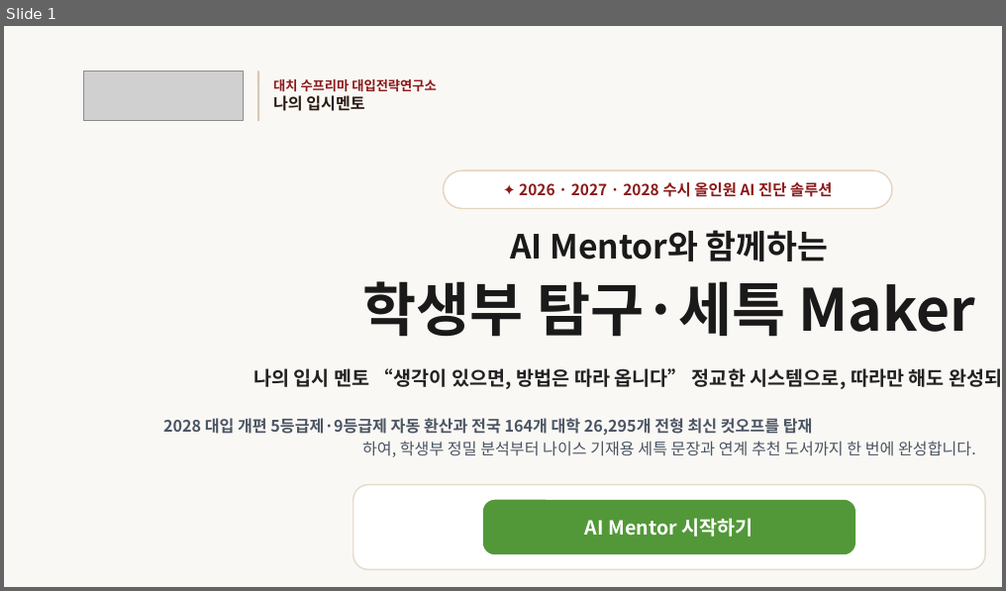
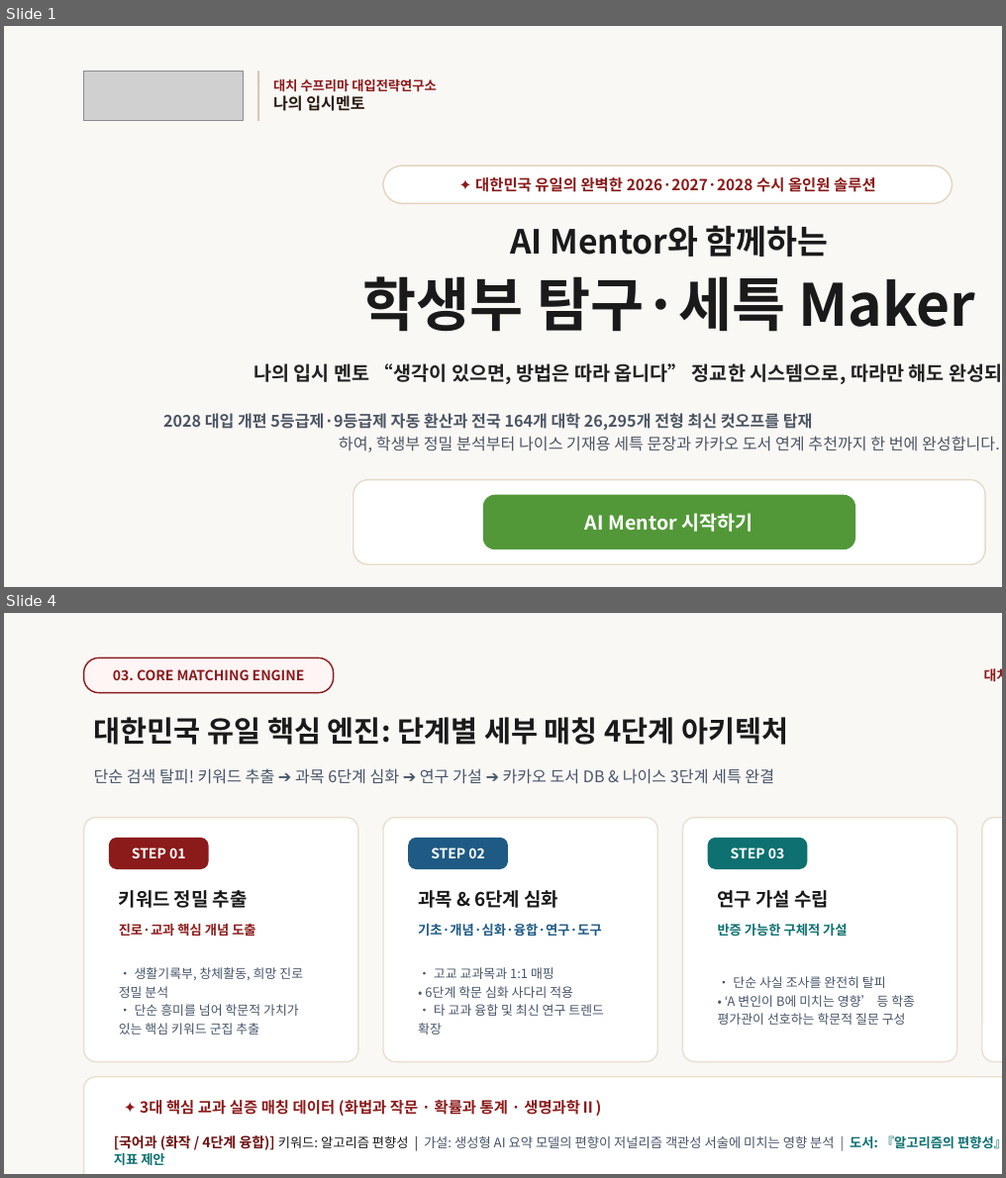
Before and after one commit to ipsicreator/consultant-app, a slide deck: public/guides/대치수프리마_나의입시멘토_컨설턴트앱_B2B_제안서.pptx. Shown one above the other, each under a label of ours: slide 1 before the commit, slides 1 and 4 after it; the slides between them are not shown. The pictures are 1006x591 and 1006x1178 pixels, drawn with LibreOffice and Linux fonts; fonts in the diff are those of the drawing; grey boxes stand for pictures. Boxes give left, top, right and bottom in pixels: in the first picture for what was removed or moved away, otherwise in the second. Text is boxed around its words. In the diff, an @@ line names an element or a change of style, - is before the commit and + after.

Commit message:
docs: B2B 제안서 4종 최신화 (단계별 세부 매칭 및 학생·학원·학부모 그레이트 베네핏 반영)

```diff
--- a/public/guides/대치수프리마_나의입시멘토_컨설턴트앱_B2B_제안서.pptx
+++ b/public/guides/대치수프리마_나의입시멘토_컨설턴트앱_B2B_제안서.pptx
@@ slide 4 added at bbox=[4, 613, 1002, 1174], background #FAF8F5 @@
@@ rounded rectangle added at bbox=[84, 658, 334, 693], fill #FFF5F5, outline #8B1A1A 1 pt @@
@@ text added at bbox=[113, 669, 305, 680], 10 pt, text #8B1A1A, bold @@
+03. CORE MATCHING ENGINE
@@ text added at bbox=[984, 668, 1002, 681], 10 pt, text #8B1A1A, bold @@
+대치수프리마 대입전략연구소 | 나의 입시멘토
@@ text added at bbox=[94, 717, 789, 745], 21 pt, text #1A1A1A, bold @@
+대한민국 유일 핵심 엔진: 단계별 세부 매칭 4단계 아키텍처
@@ text added at bbox=[94, 768, 774, 784], 11.5 pt, text #475569 @@
+단순 검색 탈피! 키워드 추출 ➔ 과목 6단계 심화 ➔ 연구 가설 ➔ 카카오 도서 DB & 나이스 3단계 세특 완결
@@ rounded rectangle added at bbox=[84, 818, 358, 1062], fill #FFFFFF, outline #EADFCE 1 pt @@
@@ rounded rectangle added at bbox=[383, 818, 657, 1062], fill #FFFFFF, outline #EADFCE 1 pt @@
@@ rounded rectangle added at bbox=[682, 818, 957, 1062], fill #FFFFFF, outline #EADFCE 1 pt @@
@@ rounded rectangle added at bbox=[982, 818, 1002, 1062], fill #FFFFFF, outline #EADFCE 1 pt @@
@@ rounded rectangle added at bbox=[109, 838, 209, 869], fill #8B1A1A @@
@@ text added at bbox=[132, 848, 186, 859], 10 pt, text #FFFFFF, bold @@
+STEP 01
@@ rounded rectangle added at bbox=[408, 838, 508, 869], fill #1E5A84 @@
@@ text added at bbox=[431, 848, 485, 859], 10 pt, text #FFFFFF, bold @@
+STEP 02
@@ rounded rectangle added at bbox=[708, 838, 807, 869], fill #0E7070 @@
@@ text added at bbox=[731, 848, 785, 859], 10 pt, text #FFFFFF, bold @@
+STEP 03
@@ text added at bbox=[119, 890, 248, 908], 13.5 pt, text #1A1A1A, bold @@
+키워드 정밀 추출
@@ text added at bbox=[418, 890, 558, 908], 13.5 pt, text #1A1A1A, bold @@
+과목 & 6단계 심화
@@ text added at bbox=[718, 890, 829, 908], 13.5 pt, text #1A1A1A, bold @@
+연구 가설 수립
@@ text added at bbox=[119, 924, 255, 936], 9.5 pt, text #8B1A1A, bold @@
+진로·교과 핵심 개념 도출
@@ text added at bbox=[418, 923, 602, 937], 9.5 pt, text #1E5A84, bold @@
+기초·개념·심화·융합·연구·도구
@@ text added at bbox=[718, 924, 846, 937], 9.5 pt, text #0E7070, bold @@
+반증 가능한 구체적 가설
@@ text added at bbox=[119, 967, 303, 1035], 9.2 pt, text #475569 @@
+• 생활기록부, 창체활동, 희망 진로 정밀 분석
+• 단순 흥미를 넘어 학문적 가치가 있는 핵심 키워드 군집 추출
@@ text added at bbox=[418, 967, 604, 1035], 9.2 pt, text #475569 @@
+• 고교 교과목과 1:1 매핑
+• 6단계 학문 심화 사다리 적용
+• 타 교과 융합 및 최신 연구 트렌드 확장
@@ text added at bbox=[718, 976, 915, 1025], 9.2 pt, text #475569 @@
+• 단순 사실 조사를 완전히 탈피
+• ‘A 변인이 B에 미치는 영향’ 등 학종 평가관이 선호하는 학문적 질문 구성
@@ rounded rectangle added at bbox=[84, 1077, 1002, 1174], fill #FFFFFF, outline #EADFCE 1 pt @@
@@ text added at bbox=[166, 1100, 601, 1116], 11 pt, text #8B1A1A, bold @@
+✦ 3대 핵심 교과 실증 매칭 데이터 (화법과 작문 · 확률과 통계 · 생명과학Ⅱ)
@@ text added at bbox=[114, 1136, 1002, 1166], 9.5 pt, text #475569, bold @@
+[국어과 (화작 / 4단계 융합)] 키워드: 알고리즘 편향성 | 가설: 생성형 AI 요약 모델의 편향이 저널리즘 객관성 서술에 미치는 영향 분석 | 도서: 『알고리즘의 편향성』 ➔ 나이스 3단계 세특: 미디어 신뢰도 지표 제안
@@ slide 1 changed as well @@
@@ rounded rectangle: place and size @@
-rounded rectangle at bbox=[444, 171, 892, 208]
+rounded rectangle at bbox=[383, 166, 952, 203]
@@ text at bbox=[475, 177, 876, 192]: text changed @@
-✦ 2026 · 2027 · 2028 수시 올인원 AI 진단 솔루션
+✦ 대한민국 유일의 완벽한 2026·2027·2028 수시 올인원 솔루션
@@ text at bbox=[163, 413, 1000, 453]: text changed @@
-2028 대입 개편 5등급제·9등급제 자동 환산과 전국 164개 대학 26,295개 전형 최신 컷오프를 탑재
-하여, 학생부 정밀 분석부터 나이스 기재용 세특 문장과 연계 추천 도서까지 한 번에 완성합니다.
+2028 대입 개편 5등급제·9등급제 자동 환산과 전국 164개 대학 26,295개 전형 최신 컷오프를 탑재
+하여, 학생부 정밀 분석부터 나이스 기재용 세특 문장과 카카오 도서 연계 추천까지 한 번에 완성합니다.
@@ 4 texts, 2 rounded rectangles: place and size @@
-4 texts, 2 rounded rectangles at bbox=[253, 230, 1002, 570]
+4 texts, 2 rounded rectangles at bbox=[253, 225, 1002, 565]
```
Also in this commit, not shown: 7 other slides changed, 2 other slides added, 3 other files.
